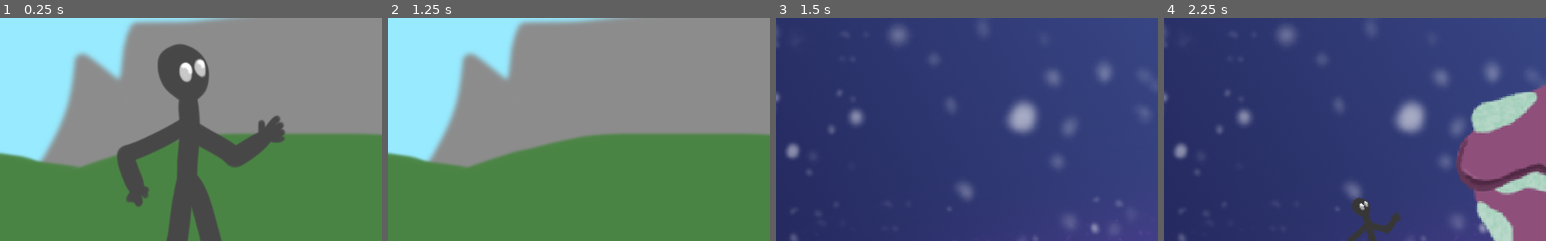
Above: before the commit, frames 1-4 (left to right).
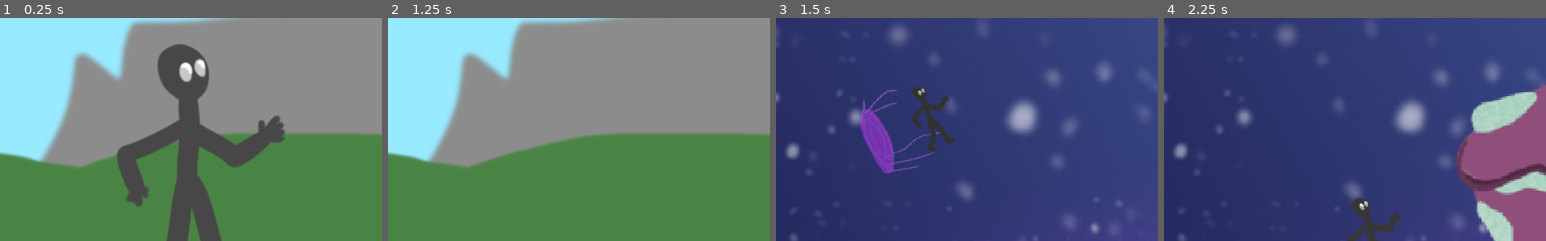
Above: after the commit, the same moments.

Repository: CollinViz/space-whale
Game: Godot game, scene res://src/screens/IntoSeq.tscn
Two runs of this game, one before a commit and one after it. Both use one fixed random seed, a clock stepped at 60 frames per second and the inputs below.
Inputs:
- Up to frame 1 (0.25 s): no input
- Up to frame 2 (1.25 s): click "Finish" at 0.5 s
- Up to frame 3 (1.5 s): click "Finish" at 1.25 s
- Up to frame 4 (2.25 s): click "Finish" at 2 s
The pictures show only the part of the screen within x 0-50%, y 19-69%; the shares and areas given below are measured in that part.

Frames 1-2 are identical in both runs. In frame 3, 2.9% of the frame differs, in the area x 22-47%, y 30-71%; in frame 4, nothing differs.

Commit message:
Map Change

Diff:
--- a/src/interface/gui/MapBotom.tscn
+++ b/src/interface/gui/MapBotom.tscn
@@ -1,6 +1,6 @@
 [gd_scene load_steps=3 format=2]
 
-[ext_resource path="res://assests/5Shap.png" type="Texture" id=1]
+[ext_resource path="res://assests/Icons_Map.png" type="Texture" id=1]
 [ext_resource path="res://src/interface/gui/MapBotom.gd" type="Script" id=2]
 
 [node name="MapBotom" type="Control"]
@@ -18,8 +18,10 @@
 [node name="TextureRect" type="TextureRect" parent="."]
 anchor_top = 1.0
 anchor_bottom = 1.0
-margin_top = -40.0
-margin_right = 40.0
+margin_left = -7.41623
+margin_top = -64.0974
+margin_right = 248.584
+margin_bottom = 191.903
 rect_scale = Vector2( 0.25, 0.25 )
 texture = ExtResource( 1 )
 __meta__ = {
Not shown, added: assests/Creature_Border.png.import
Not shown, added: assests/Icons_Map.png.import
Binary file changed: assests/Intro/003.png
Not shown, added: assests/Start Screen.png.import
